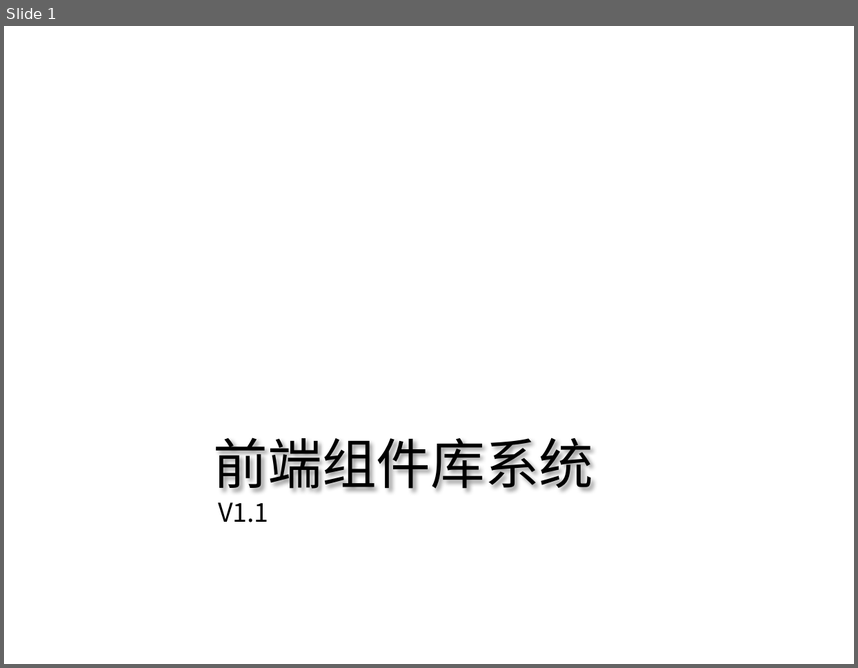
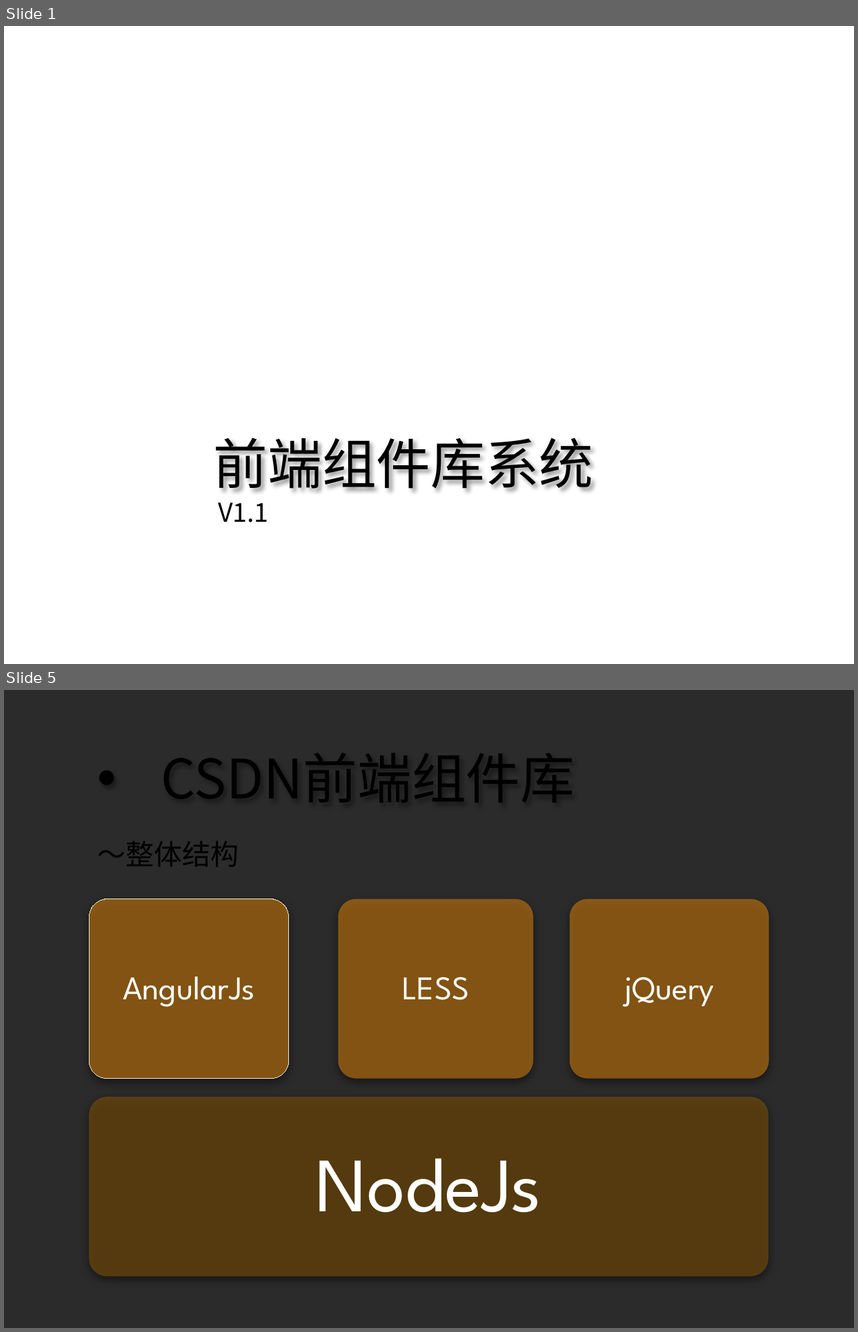
Before and after one commit to Kevin-coder80/Learn-Angularjs, a slide deck: doc/前端组件库.pptx. Shown one above the other, each under a label of ours: slide 1 before the commit, slides 1 and 5 after it; the slides between them are not shown. The pictures are 858x668 and 858x1332 pixels, drawn with LibreOffice and Linux fonts; fonts in the diff are those of the drawing; background and template pictures are left out; a plain dark background stands for a picture behind light text. Boxes give left, top, right and bottom in pixels: in the first picture for what was removed or moved away, otherwise in the second. Text is boxed around its words. In the diff, an @@ line names an element or a change of style, - is before the commit and + after.

Commit message:
新增组件库文档

```diff
--- a/doc/前端组件库.pptx
+++ b/doc/前端组件库.pptx
@@ slide 5 added at <box>4,690,854,1328</box>, background picture (left out) @@
@@ title added at <box>161,736,575,814</box>, 46 pt, text #000000 @@
+• CSDN前端组件库
@@ text added at <box>97,841,239,867</box>, 24 pt, text #000000 @@
+～整体结构
@@ group added at <box>89,899,769,1276</box>: 4 rounded rectangles, 4 texts @@
+NodeJs
+AngularJs
+LESS
+jQuery
```
Also in this commit, not shown: 3 other slides added, 1 slide removed, 7 other files.
